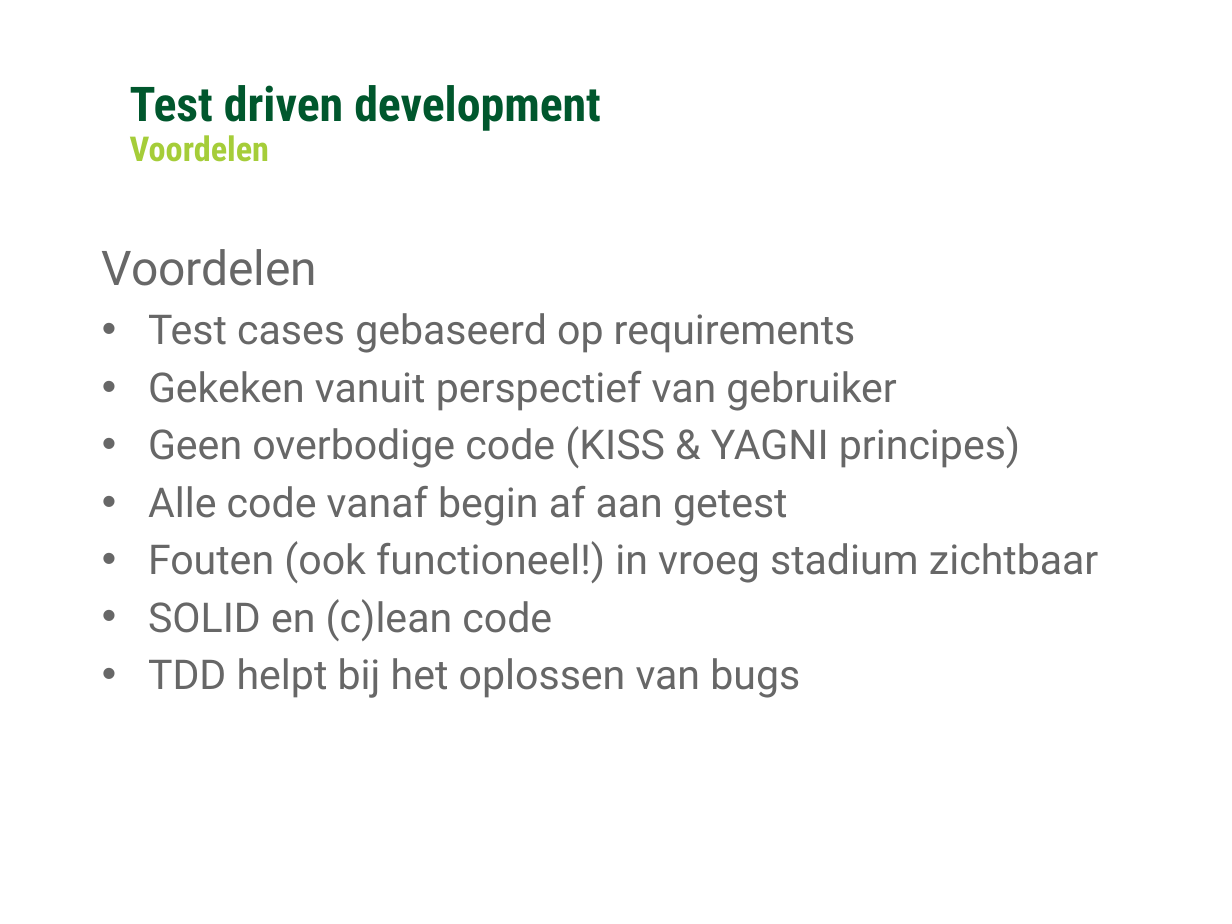
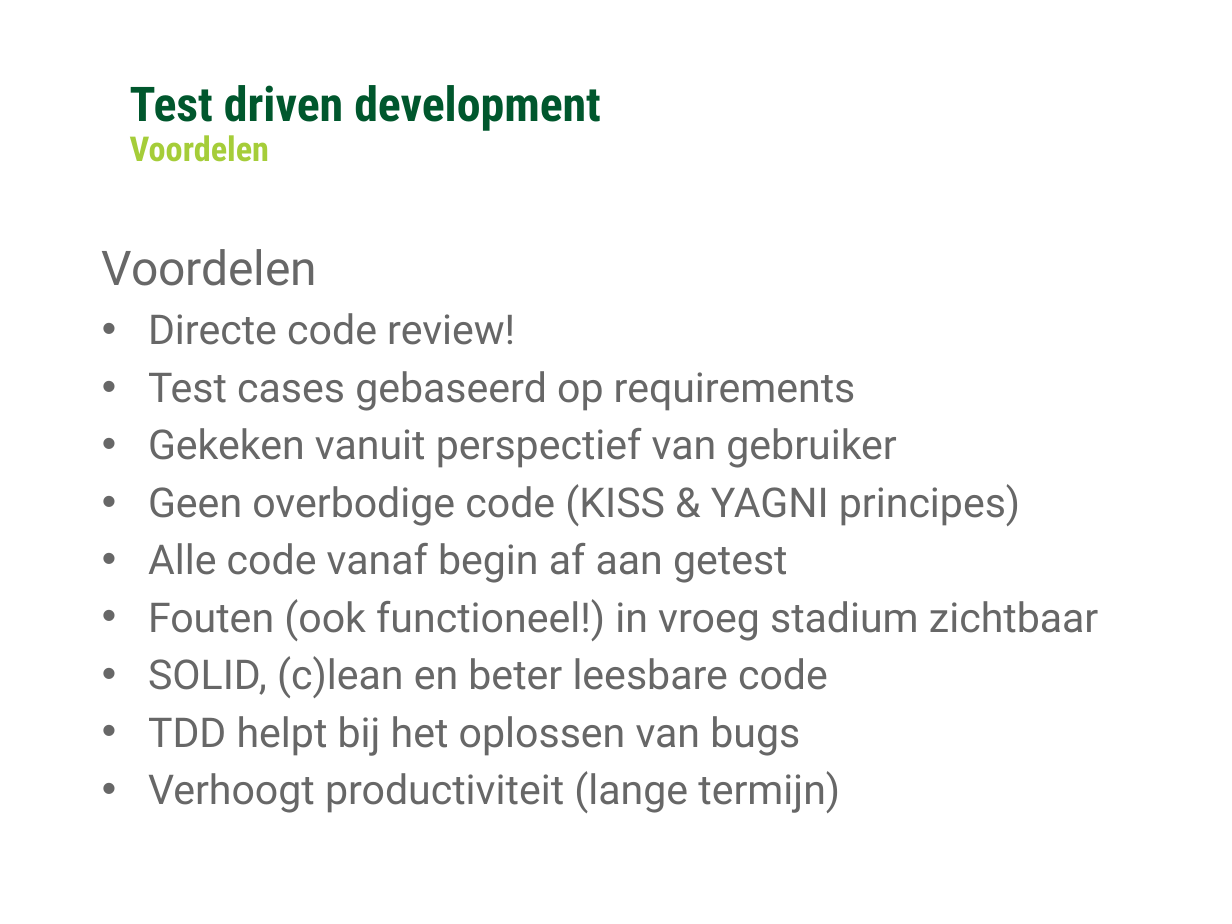
Before and after one commit to Ozindar/GCUnitTestDojo, a slide deck: slide 6 of warehouse/Coding Kata - TDD Extending the Warehouse.pptx (slide 5 before the commit). Drawn at 1232x924 pixels with LibreOffice and Linux fonts; fonts in the diff are those of the drawing; background and template pictures are left out. Boxes give left, top, right and bottom in pixels: in the first picture for what was removed or moved away, otherwise in the second. Text is boxed around its words. In the diff, an @@ line names an element or a change of style, - is before the commit and + after.

```diff
--- a/warehouse/Coding Kata - TDD Extending the Warehouse.pptx
+++ b/warehouse/Coding Kata - TDD Extending the Warehouse.pptx
@@ text at (x1=148, y1=313, x2=515, y2=345): paragraph added @@
+• Directe code review!
@@ text at (x1=148, y1=656, x2=828, y2=698): text changed @@
-• SOLID en (c)lean code
+• SOLID, (c)lean en beter leesbare code
@@ text at (x1=148, y1=771, x2=840, y2=813): paragraph added @@
+• Verhoogt productiviteit (lange termijn)
```
Also in this commit, not shown: 6 other slides changed.
